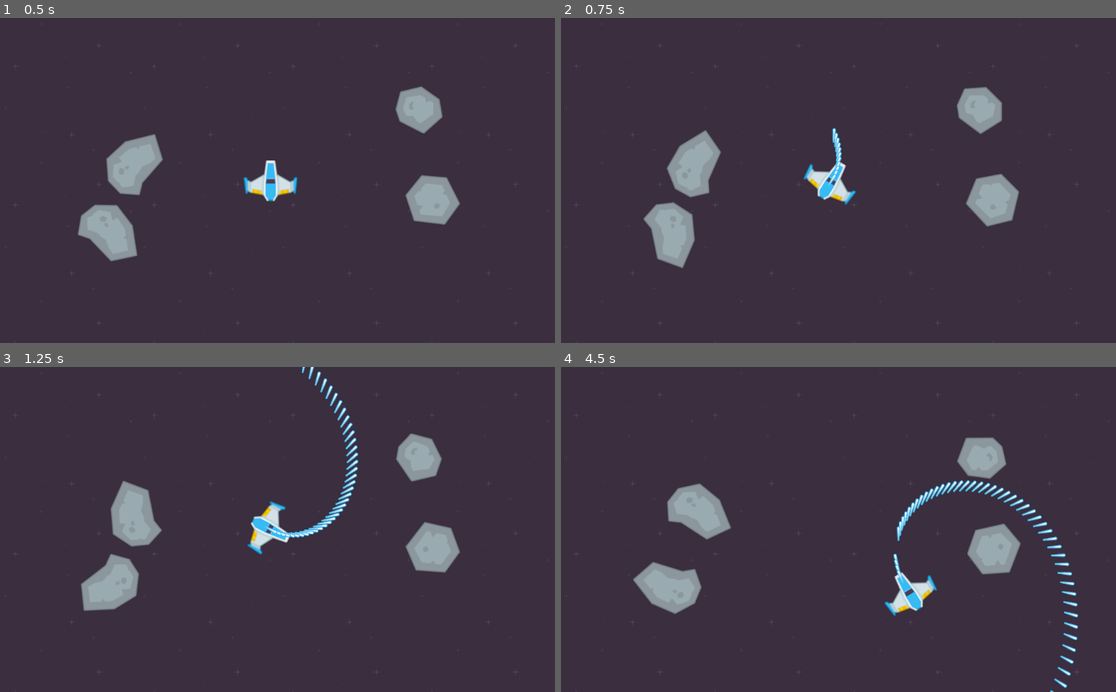
Above: before the commit, frames 1-4 (two rows, left to right).
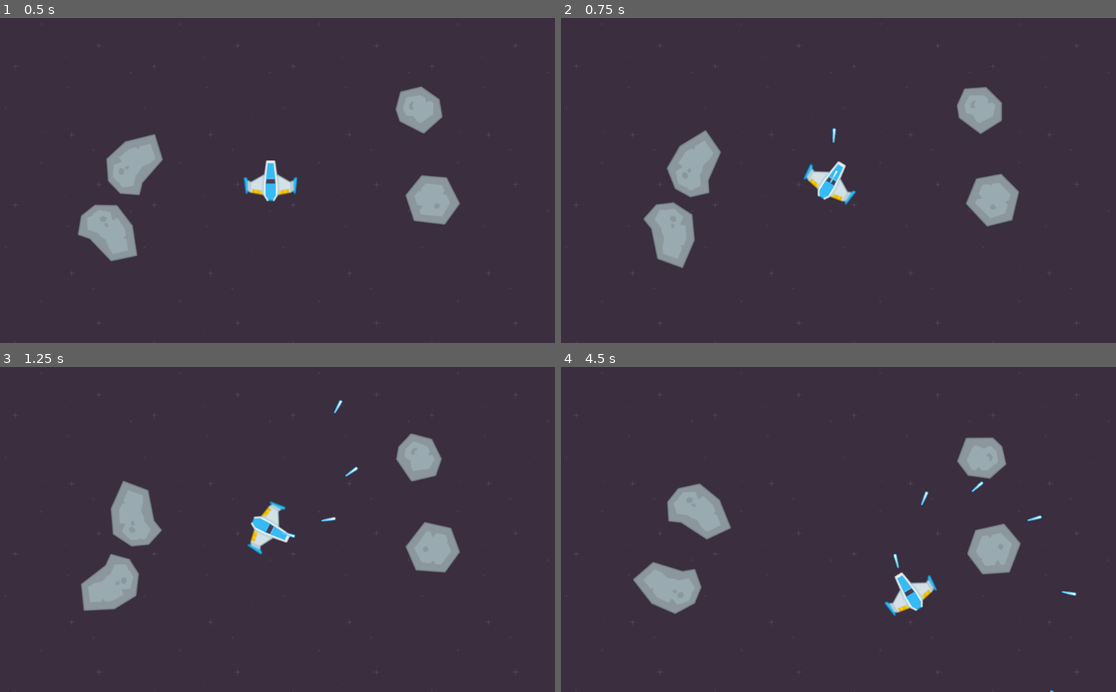
Above: after the commit, the same moments.

Repository: 3deric/GodotAsteroids
Game: Godot game, scene res://Scene/Asteroids.tscn
Same seed, same stepped clock (60 frames per second), same inputs: the game is played once before the commit and once after it.
Inputs:
- Up to frame 1 (0.5 s): no input
- Up to frame 2 (0.75 s): hold Right (MovementRight) from 0.53 s (still down); hold Space (Shoot) from 0.53 s (still down)
- Up to frame 3 (1.25 s): keep holding Right (MovementRight); keep holding Space (Shoot)
- Up to frame 4 (4.5 s): release Right (MovementRight) at 1.28 s; release Space (Shoot) at 1.28 s; hold Left (MovementLeft) 1.28-2.03 s; tap Space (Shoot) at 1.35, 2.85, 4.35 s; hold Right (MovementRight) 2.03-2.78 s; hold Space (Shoot) 2.03-2.78 s; hold Up (MovementAccelerate) 2.78-3.53 s; hold Space (Shoot) 3.53-4.28 s; hold Left (MovementLeft) from 3.53 s (still down)

Frame 1 is identical in both runs. In frame 2, 0.1% of the frame differs, in the area x 48-51%, y 35-52%; in frame 3, 0.8%; in frame 4, 1.1%, in the area x 59-94%, y 34-99%.

Commit message:
Added cooldown to player weapon

Diff:
--- a/Scripts/PlayerRigidbody.gd
+++ b/Scripts/PlayerRigidbody.gd
@@ -5,11 +5,14 @@
 export var accFac = 200.0
 export var steerFac = 0.05
 export var maxSpeed = 300
+export var cooldownTime = 0.25
 
 var accInput = 0.0
 var steerInput = 0.0
 var shootInput = 0
 var rot = 0.0
+
+var cooldown = 0.0
 
 var exhaustScale = 0
 var exhaust
@@ -17,7 +20,7 @@
 func _physics_process(delta):
 	ApplyRotation(delta)
 	ApplyEngineForce(delta)
-	Shoot()
+	Shoot(delta)
 
 func _ready():
 	exhaust = get_node("Exhaust")
@@ -28,11 +31,15 @@
 	exhaustScale = lerp(exhaustScale, accInput, delta * 10.0)
 	exhaust.scale = Vector2(1.0 ,exhaustScale)
 
-func Shoot():
-	if(shootInput > 0):
+func Shoot(delta):
+	if(cooldown > 0):
+		cooldown-=delta
+
+	if(shootInput > 0 && cooldown < 0.1):
 		var p = Projectile.instance()
 		owner.add_child(p)
 		p.initialize(self.transform)
+		cooldown = cooldownTime
 
 func InputConctroller():
 	accInput = int(Input.is_action_pressed("MovementAccelerate"))
